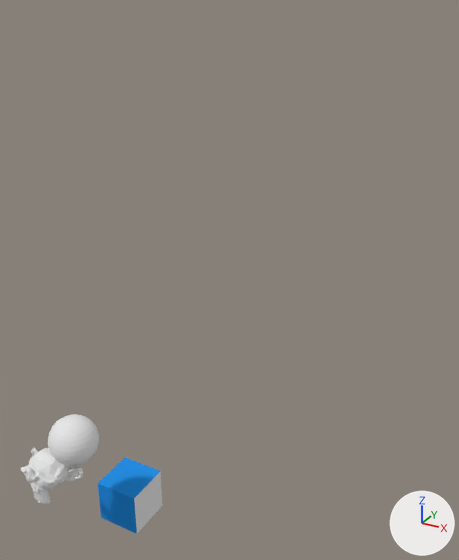
What one commit did to the Blender file sfrsTest/src/blends/casestudies/Instances.blend.
Both versions are drawn from a camera (50 mm lens) standing at (14.6, -17.4, 18.9) and looking at (4.8, 0.5, 10.0). Arrows for +X, +Y and +Z are at lower right; the lights stay in place.

The scene before the commit, as lines of its bpy script (objects in view):
```python
mat_material = diffuse_material('Material')
mat_material.base_color = (0.8, 0.8, 0.8)  # white #e7e7e7
me_cube = bpy.data.meshes.new('Cube')
me_cube.from_pydata([(-1.0, -1.0, -1.0), (-1.0, 1.0, -1.0), (1.0, 1.0, -1.0), (1.0, -1.0, -1.0), (-1.0, -1.0, 1.0), (-1.0, 1.0, 1.0), (1.0, 1.0, 1.0), (1.0, -1.0, 1.0)], [], [(4, 5, 1, 0), (5, 6, 2, 1), (6, 7, 3, 2), (7, 4, 0, 3), (0, 1, 2, 3), (7, 6, 5, 4)])
for i in [3, 5]: me_cube.polygons[i].material_index = 1
me_cube.materials.append(mat_material_001)  # white #e7e7e7
me_cube.materials.append(mat_material_004)  # blue #2790e7
me_sphere_001 = bpy.data.meshes.new('Sphere.001')
me_sphere_001.from_pydata(...)  # a UV sphere (32 segments, 16 rings, poles along z) spanning x -1.0..1.0, y -1.0..1.0, z -1.0..1.0
me_sphere_001.materials.append(mat_material)  # white #e7e7e7
me_suzanne_001 = bpy.data.meshes.new('Suzanne.001')
me_suzanne_001.from_pydata(...)  # 507 vertices, 500 faces; spans x -1.37..1.37, y -0.98..0.98, z -0.85..0.85
me_suzanne_001.materials.append(mat_material_002)  # white #e7e7e7
ob_cube = bpy.data.objects.new('Cube', me_cube)
ob_cube.location = (-0.28, 0.34, -1.67)
ob_sphere = bpy.data.objects.new('Sphere', me_sphere_001)
ob_sphere.location = (-0.88, -2.17, 2.86)
ob_suzanne = bpy.data.objects.new('Suzanne', me_suzanne_001)
ob_suzanne.location = (-1.48, -3.12, 1.59)
ob_suzanne.rotation_euler = (1.571, 0.0, 0.0)  # degrees (90, 0, 0)
```
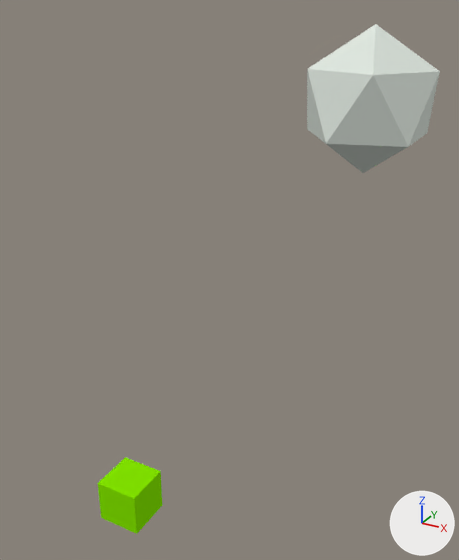
The newer file is also rescaled (x0.5), turned or shifted as a whole; pictures and numbers use the older file's frame.

What differs and where, as boxes (x1, y1, x2, y2) in the pictures (459 x 560 px):
'Icosphere', added: after (307, 24, 440, 173)
'Cube', recoloured, surface changed: (98, 457, 162, 534) in both
'Sphere', deleted: before (48, 414, 99, 466)
'Suzanne', deleted: before (21, 448, 83, 504)
part 1 of me_cube, recoloured (white to green): (134, 471, 162, 533) in both
part 2 of me_cube, recoloured (blue to green): (98, 457, 160, 534) in both

The change, as a list of edits to the scene's bpy script:
```text
Change mat_material:
    mat_material.base_color: (0.8, 0.8, 0.8) -> (0.231, 0.8, 0.0)  # white #e7e7e7 -> green #84e700
Add mat_material_light:
    mat_material_light = diffuse_material('Material.light')
    mat_material_light.base_color = (0.738, 0.8, 0.739)  # white #dfe7df
Change me_cube:
    where me_cube.from_pydata(...)  # 8 vertices, 6 faces; spans x -1.0..1.0, y -1.0..1.0, z -1.0..1.0
    used by ob_cube; location = (-0.28, 0.34, -1.67)
    me_cube part 1: 4 faces spanning x -1.0..1.0, y -1.0..1.0, z -1.0..1.0 switch from mat_material_001 (white #e7e7e7) to mat_material (green #84e700)
    me_cube part 2: 2 faces spanning x -1.0..1.0, y -1.0..1.0, z -1.0..1.0 switch from mat_material_004 (blue #2790e7) to mat_material (green #84e700)
Add me_icosphere:
    me_icosphere.from_pydata(...)  # an icosphere of 20 faces spanning x -0.89..0.89, y -0.85..0.85, z -1.0..1.0
    me_icosphere.materials.append(mat_material_light)  # white #dfe7df
Remove ob_suzanne:
    ob_suzanne = bpy.data.objects.new('Suzanne', me_suzanne_001)
    ob_suzanne.location = (-1.48, -3.12, 1.59)
    ob_suzanne.rotation_euler = (1.571, 0.0, 0.0)  # degrees (90, 0, 0)
Remove ob_sphere:
    ob_sphere = bpy.data.objects.new('Sphere', me_sphere_001)
    ob_sphere.location = (-0.88, -2.17, 2.86)
Add ob_icosphere:
    ob_icosphere = bpy.data.objects.new('Icosphere', me_icosphere)
    ob_icosphere.location = (9.23, 0.34, 16.36)
    ob_icosphere.scale = (2.0, 2.0, 2.0)
```
